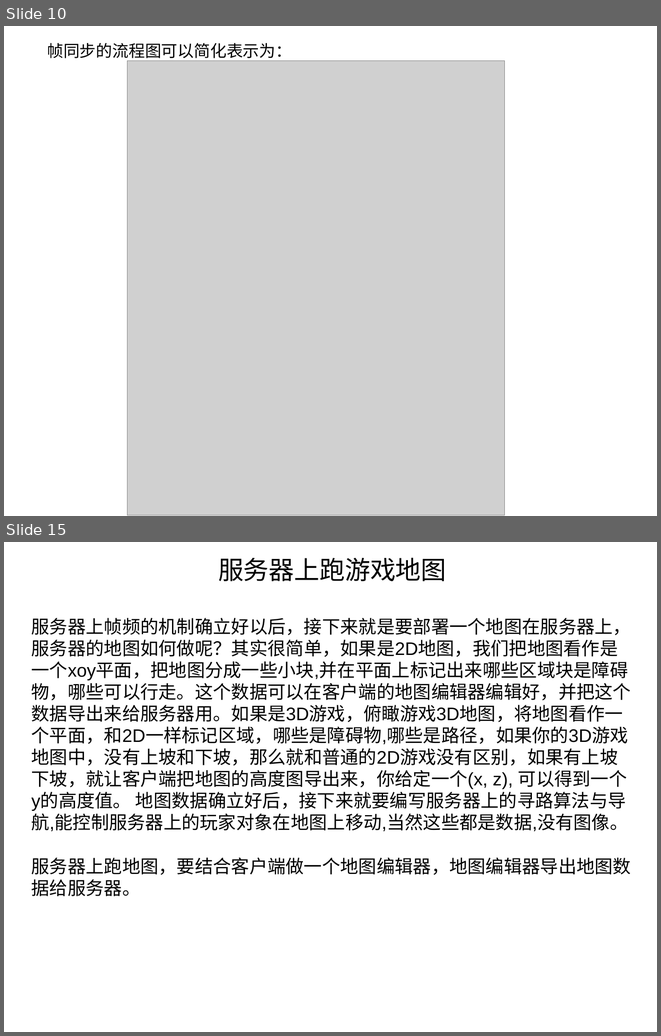
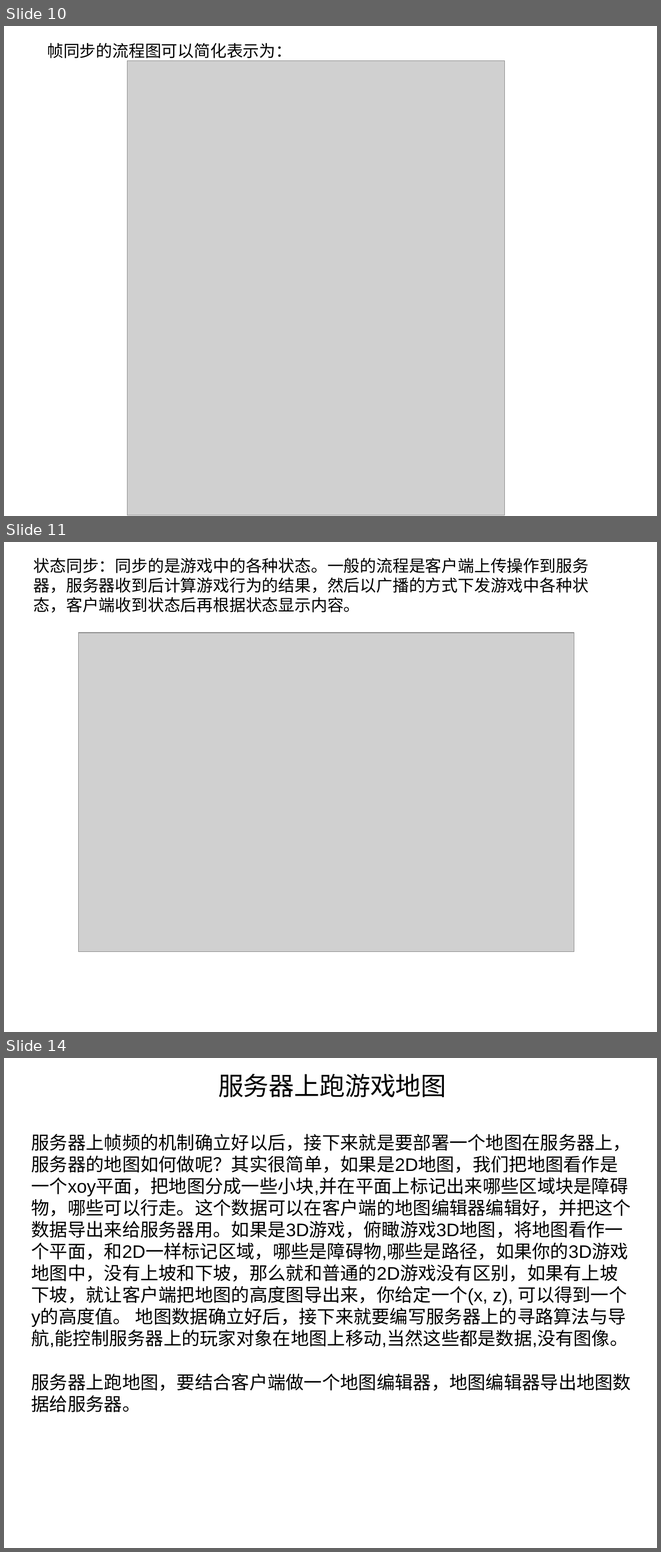
Before and after one commit to cyk88888888/LockStep-StateSynchronization, a slide deck: 浅析帧同步和状态同步.ppt. Shown one above the other, each under a label of ours: slides 10 and 15 before the commit, slides 10, 11 and 14 after it; the slides between them are not shown. The pictures are 661x1036 and 661x1552 pixels, drawn with LibreOffice and Linux fonts; fonts in the diff are those of the drawing; grey boxes stand for pictures. Boxes give left, top, right and bottom in pixels: in the first picture for what was removed or moved away, otherwise in the second. Text is boxed around its words. In the diff, an @@ line names an element or a change of style, - is before the commit and + after.

```diff
--- a/浅析帧同步和状态同步.ppt
+++ b/浅析帧同步和状态同步.ppt
@@ slide 11 added at [4, 542, 657, 1032], background #FFFFFF @@
@@ text added at [34, 558, 589, 612], 18 pt, text #000000 @@
+状态同步：同步的是游戏中的各种状态。一般的流程是客户端上传操作到服务器，服务器收到后计算游戏行为的结果，然后以广播的方式下发游戏中各种状态，客户端收到状态后再根据状态显示内容。
@@ picture added at [78, 633, 574, 951] @@
@@ what was slide 15 is now slide 14 @@
```
Also in this commit, not shown: 4 slides changed, 2 slides removed, 1 other file.
